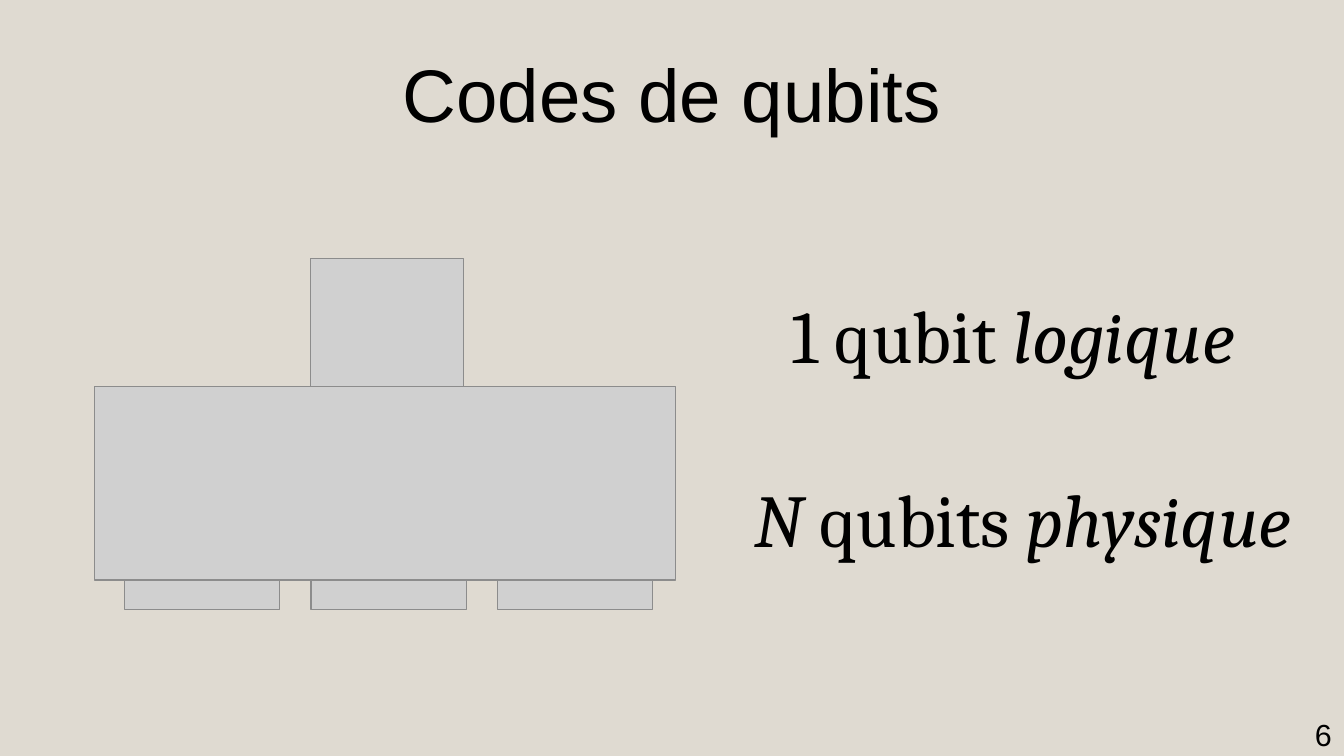
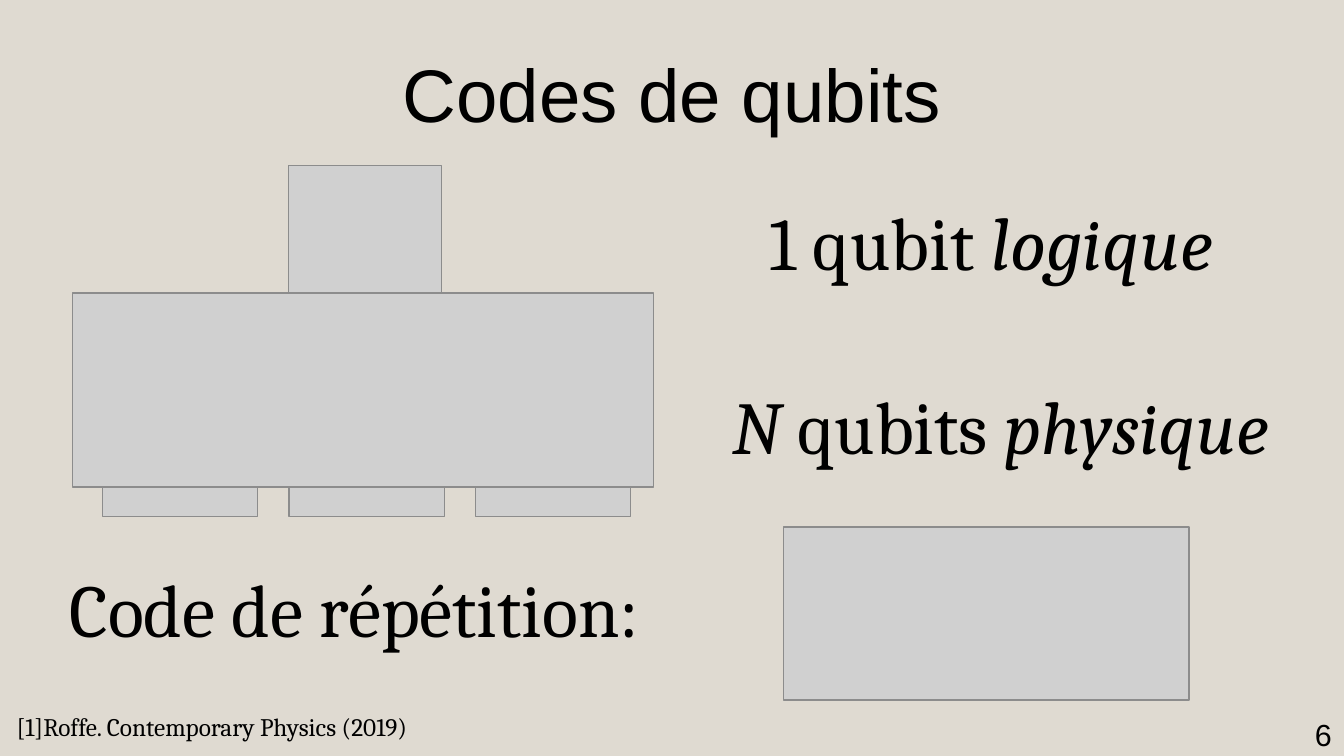
Before and after one commit to AmdaU/presentations, a slide deck: slide 6 of Seminaire/Seminaire.odp. Drawn at 1344x756 pixels with LibreOffice and Linux fonts; fonts in the diff are those of the drawing; grey boxes stand for pictures. Boxes give left, top, right and bottom in pixels: in the first picture for what was removed or moved away, otherwise in the second. Text is boxed around its words. In the diff, an @@ line names an element or a change of style, - is before the commit and + after.

```diff
--- a/Seminaire/Seminaire.odp
+++ b/Seminaire/Seminaire.odp
@@ 2 titles, 1 picture: place and size @@
-2 titles, 1 picture at box(124, 311, 1291, 610)
+2 titles, 1 picture at box(102, 218, 1269, 516)
@@ picture at box(288, 166, 441, 311): rotation 90 to 0 degrees @@
@@ picture at box(72, 294, 654, 488): rotation 0 to 90 degrees @@
@@ picture: place and size @@
-picture at box(311, 462, 466, 609)
+picture at box(289, 370, 444, 516)
@@ picture: place and size @@
-picture at box(310, 259, 463, 404)
+picture at box(476, 370, 631, 516)
@@ picture added at box(784, 527, 1189, 700) @@
@@ title added at box(69, 584, 639, 653), 44 pt, text #000000 @@
+Code de répétition:
@@ text added at box(17, 718, 407, 742), 14.9 pt, text #000000 @@
+[1]Roffe. Contemporary Physics (2019)
```
Also in this commit, not shown: 9 other slides changed, 4 slides added, 1 slide removed, 49 other files.
